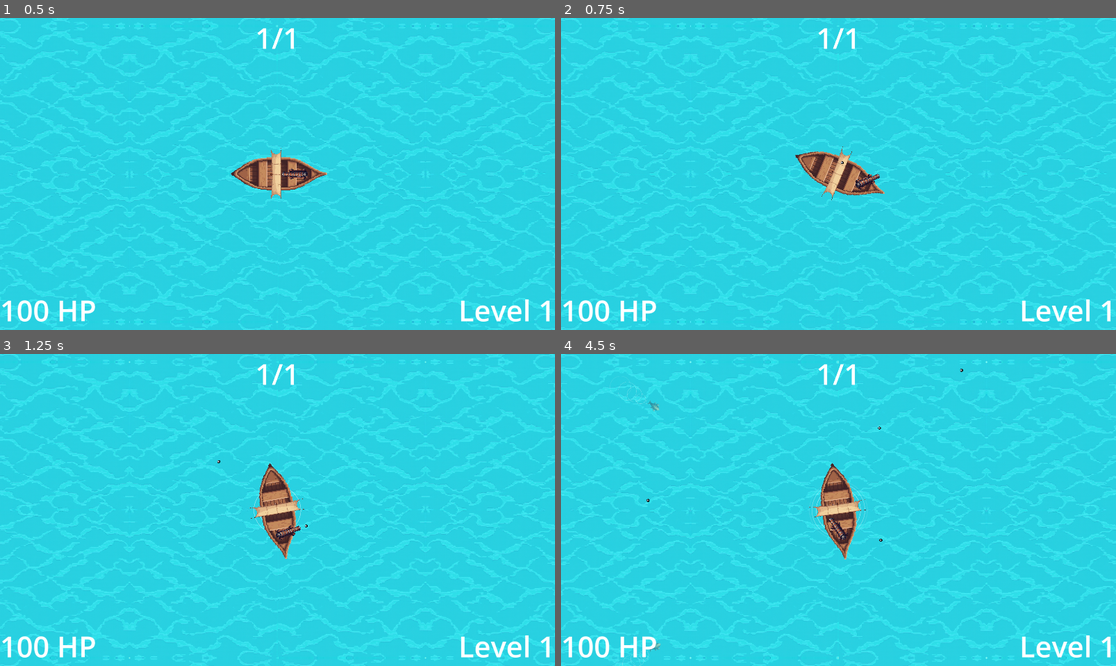
Above: before the commit, frames 1-4 (two rows, left to right).
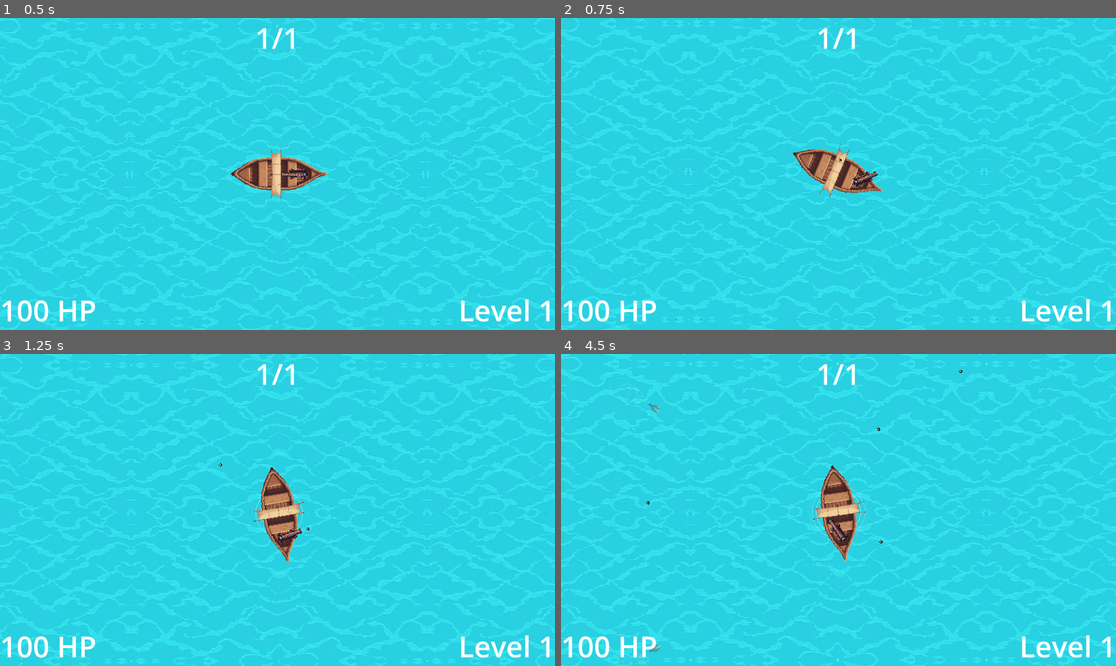
Above: after the commit, the same moments.

Repository: HephaistosForge/OceanDreamer
Game: Godot game, scene res://levels/main.tscn
The game is run twice, just before and just after one commit, with the same random seed, the same clock (stepped at 60 frames per second) and the same inputs.
Inputs (mouse positions are in pixels of both pictures, inside the frame that each line leads up to):
- Up to frame 1 (0.5 s): no input
- Up to frame 2 (0.75 s): move the mouse to (960, 158) at 0.52 s; hold D (turn_right) from 0.53 s (still down); hold Space (shoot) from 0.53 s (still down); click (960, 158) at 0.67 s
- Up to frame 3 (1.25 s): keep holding D (turn_right); keep holding Space (shoot)
- Up to frame 4 (4.5 s): release D (turn_right) at 1.25 s; release Space (shoot) at 1.25 s; drag from (727, 525) to (777, 460) at 1.27 s; move the mouse to (894, 441) at 2.02 s; hold D (turn_right) 2.03-2.75 s; hold Space (shoot) 2.03-2.75 s; drag from (810, 572) to (727, 435) at 2.77 s; move the mouse to (1005, 556) at 3.52 s; hold A (turn_left) 3.53-4.25 s; hold Space (shoot) 3.53-4.25 s; drag from (672, 463) to (844, 534) at 4.27 s

Frame 1 is identical in both runs. In frame 2, 2.6% of the frame differs, in the area x 0-100%, y 0-100%; in frame 3, 2.7%; in frame 4, 2.8%.

Commit message:
Add camera screen shake effect

Diff:
--- /dev/null
+++ b/entities/ship/camera_2d.gd
@@ -0,0 +1,19 @@
+extends Camera2D
+
+@onready var original_position = position
+
+
+func trigger_shake(intensity_factor: float, duration: float, amount_of_shakes: int, rotation: float) -> void:
+	await get_tree().create_timer(0.1).timeout
+
+	var tween = create_tween()
+
+	for i in range(0, amount_of_shakes):
+		# Calculate direction opposite to rotation
+		var angle = rotation + PI
+		var normalized_direction_vec = Vector2(cos(angle), sin(angle))
+		var shake_offset = normalized_direction_vec * intensity_factor * 100
+
+		tween.tween_property(self, "position", original_position + shake_offset, duration)
+
+	tween.tween_property(self, "position", original_position, duration)
--- a/entities/ship/ship.tscn
+++ b/entities/ship/ship.tscn
@@ -1,9 +1,10 @@
-[gd_scene load_steps=6 format=3 uid="uid://c7tm36f80vf4x"]
+[gd_scene load_steps=7 format=3 uid="uid://c7tm36f80vf4x"]
 
 [ext_resource type="Script" path="res://entities/ship/ship.gd" id="1_f6l46"]
 [ext_resource type="PackedScene" uid="uid://by7ohh6pv7e3" path="res://entities/ship/sail.tscn" id="2_cw1b2"]
 [ext_resource type="Texture2D" uid="uid://c0wch5vo6vtkv" path="res://entities/ship/ship02.png" id="2_ewg6p"]
 [ext_resource type="PackedScene" uid="uid://bwuj8ed1con3l" path="res://entities/weapons/cannon.tscn" id="3_ycsxb"]
+[ext_resource type="Script" path="res://entities/ship/camera_2d.gd" id="5_2s7nd"]
 
 [sub_resource type="CapsuleShape2D" id="CapsuleShape2D_djbhb"]
 radius = 91.5001
@@ -25,9 +26,10 @@
 [node name="Cannon" parent="." instance=ExtResource("3_ycsxb")]
 position = Vector2(170, 0)
 
-[node name="Camera2D" type="Camera2D" parent="."]
+[node name="Camera2D" type="Camera2D" parent="." groups=["camera"]]
 zoom = Vector2(0.5, 0.5)
 position_smoothing_enabled = true
+script = ExtResource("5_2s7nd")
 
 [node name="CollisionShape2D" type="CollisionShape2D" parent="."]
 position = Vector2(0, -1.5)
--- a/entities/weapons/cannon.gd
+++ b/entities/weapons/cannon.gd
@@ -8,6 +8,8 @@
 @export var damage: float = 10
 @export var knockback: float = 0
 @export var ball_size: float = 1
+
+@onready var camera = get_tree().get_first_node_in_group("camera")
 
 var reload_timer: Timer = Timer.new()
 var can_shoot = true
@@ -40,3 +42,5 @@
 		cannonball.acceleration = Vector2(cos(global_rotation), sin(global_rotation)) * acceleration
 		cannonball.is_enemy = false
 		cannonball.damage = damage
+
+		camera.trigger_shake(2.0, 0.03, 1, global_rotation)
